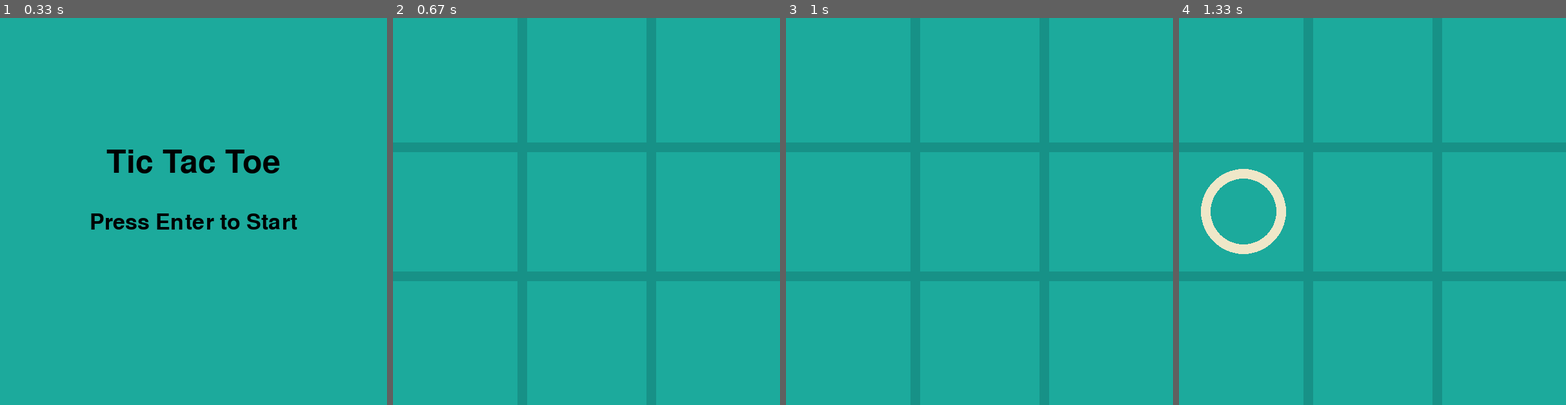
Above: before the commit, frames 1-4 (left to right).
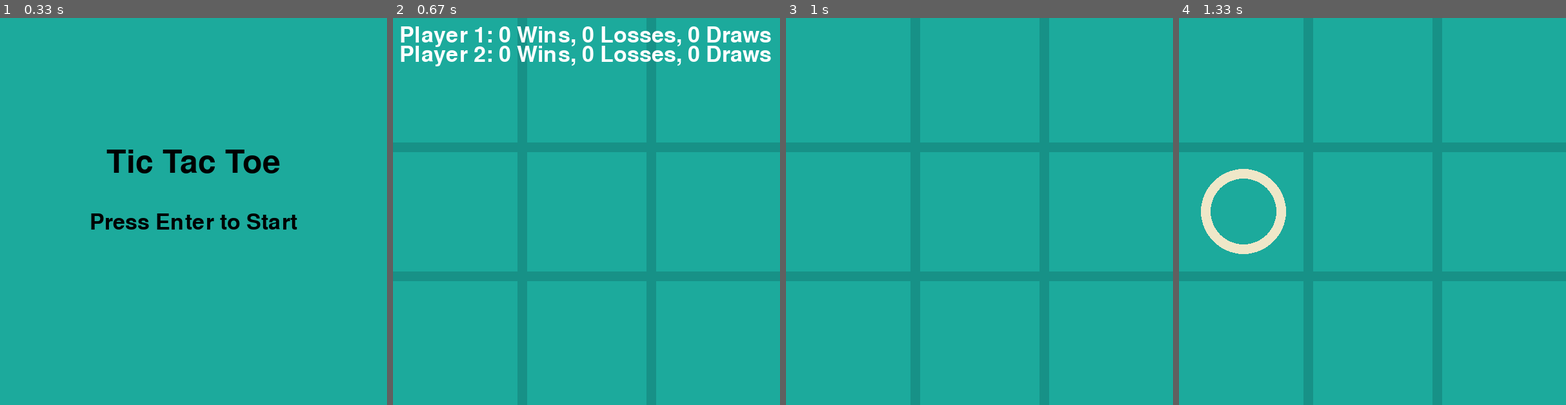
Above: after the commit, the same moments.

Repository: mihir-pandhe/Tic-Tac-Toe-GUI-In-Python-using-PyGame
Game: pygame game, started from app.py
Same seed, same stepped clock (60 frames per second), same inputs: the game is played once before the commit and once after it.
Inputs (mouse positions are in pixels of both pictures, inside the frame that each line leads up to):
- Up to frame 1 (0.33 s): no input
- Up to frame 2 (0.67 s): tap Enter at 0.33 s
- Up to frame 3 (1 s): tap U at 0.67 s
- Up to frame 4 (1.33 s): click (1252, 153) at 1.05 s

Frame 1 is identical in both runs. In frame 2, 3.3% of the frame differs, in the area x 2-98%, y 2-13%; in frame 3, nothing differs; in frame 4, nothing differs.

Commit message:
Final Version

Diff:
--- a/app.py
+++ b/app.py
@@ -1,7 +1,9 @@
 import pygame
 import sys
 
+
 pygame.init()
+
 
 WIDTH, HEIGHT = 600, 600
 LINE_WIDTH = 15
@@ -16,17 +18,24 @@
 CIRCLE_COLOR = (239, 231, 200)
 CROSS_COLOR = (66, 66, 66)
 TEXT_COLOR = (0, 0, 0)
+STATS_COLOR = (255, 255, 255)
+
 
 screen = pygame.display.set_mode((WIDTH, HEIGHT))
 pygame.display.set_caption("Tic Tac Toe")
 font = pygame.font.Font(None, 74)
 small_font = pygame.font.Font(None, 50)
+
 
 board = [[0] * BOARD_COLS for _ in range(BOARD_ROWS)]
 player = 1
 history = []
 undone_moves = []
 game_active = False
+player_stats = {
+    1: {"wins": 0, "losses": 0, "draws": 0},
+    2: {"wins": 0, "losses": 0, "draws": 0},
+}
 
 
 def draw_lines():
@@ -102,7 +111,7 @@
             restart_text,
             (
                 WIDTH // 2 - restart_text.get_width() // 2,
-                HEIGHT // 2 + text.get_height() // 2,
+                HEIGHT // 2 + text.get_height(),
             ),
         )
     pygame.display.update()
@@ -114,6 +123,34 @@
     start_button = small_font.render("Press Enter to Start", True, TEXT_COLOR)
     screen.blit(title, (WIDTH // 2 - title.get_width() // 2, HEIGHT // 3))
     screen.blit(start_button, (WIDTH // 2 - start_button.get_width() // 2, HEIGHT // 2))
+    pygame.display.update()
+
+
+def draw_game_over_animation():
+    for _ in range(3):
+        screen.fill(BG_COLOR)
+        draw_lines()
+        draw_figures()
+        pygame.display.update()
+        pygame.time.wait(500)
+        screen.fill(BG_COLOR)
+        pygame.display.update()
+        pygame.time.wait(500)
+
+
+def draw_stats():
+    stats_text = small_font.render(
+        f"Player 1: {player_stats[1]['wins']} Wins, {player_stats[1]['losses']} Losses, {player_stats[1]['draws']} Draws",
+        True,
+        STATS_COLOR,
+    )
+    screen.blit(stats_text, (10, 10))
+    stats_text = small_font.render(
+        f"Player 2: {player_stats[2]['wins']} Wins, {player_stats[2]['losses']} Losses, {player_stats[2]['draws']} Draws",
+        True,
+        STATS_COLOR,
+    )
+    screen.blit(stats_text, (10, 40))
     pygame.display.update()
 
 
@@ -181,6 +218,7 @@
 
 draw_start_screen()
 
+
 while True:
     for event in pygame.event.get():
         if event.type == pygame.QUIT:
@@ -191,10 +229,11 @@
                 game_active = True
                 reset_game()
                 draw_lines()
+                draw_stats()
             elif event.key == pygame.K_q:
                 pygame.quit()
                 sys.exit()
-            elif event.key == pygame.K_u and game_active:  # Undo move
+            elif event.key == pygame.K_u and game_active:
                 undo_move()
                 draw_lines()
                 draw_figures()
@@ -202,6 +241,7 @@
                 if not game_active:
                     reset_game()
                     draw_lines()
+                    draw_stats()
                 elif game_active:
                     redo_move()
                     draw_lines()
@@ -217,9 +257,13 @@
                 draw_figures()
 
                 if check_win(player):
+                    player_stats[player]["wins"] += 1
+                    player_stats[3 - player]["losses"] += 1
                     draw_message(f"Player {player} wins!", restart=True)
                     game_active = False
                 elif is_board_full():
+                    player_stats[1]["draws"] += 1
+                    player_stats[2]["draws"] += 1
                     draw_message("It's a draw!", restart=True)
                     game_active = False
                 else:
Not shown, changed: README.md
